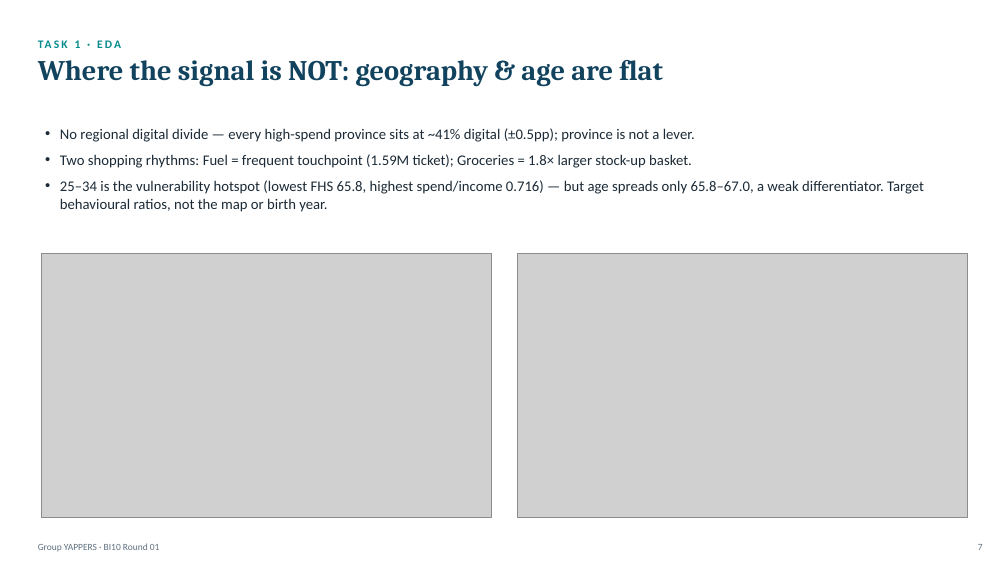
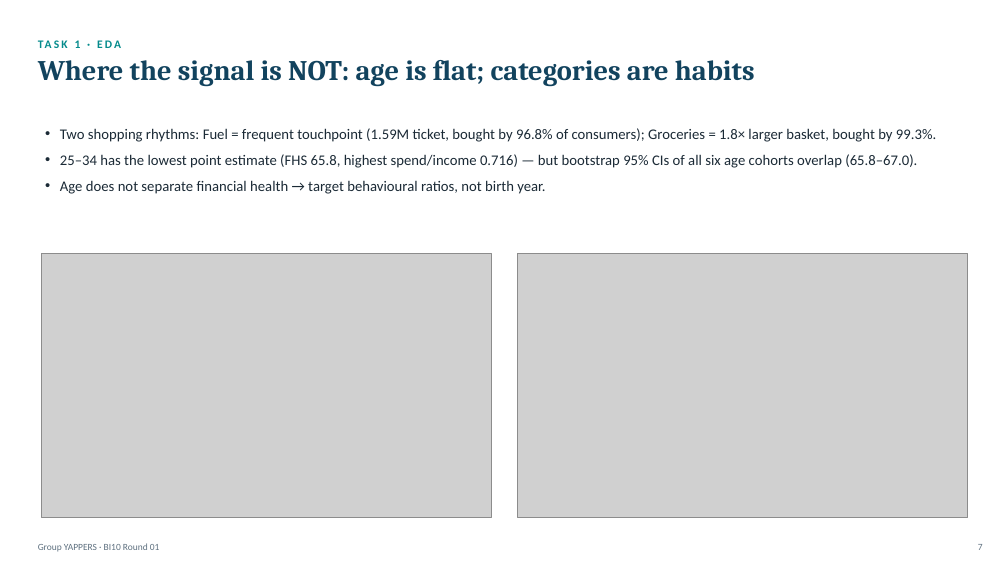
Before and after one commit to thanh-tai-435/BI10GroupYAPPERS, a slide deck: slide 7 of draft/YAPPERS_BI10_R01.pptx. Drawn at 1008x567 pixels with LibreOffice and Linux fonts; fonts in the diff are those of the drawing; grey boxes stand for pictures. Boxes give left, top, right and bottom in pixels: in the first picture for what was removed or moved away, otherwise in the second. Text is boxed around its words. In the diff, an @@ line names an element or a change of style, - is before the commit and + after.

```diff
--- a/draft/YAPPERS_BI10_R01.pptx
+++ b/draft/YAPPERS_BI10_R01.pptx
@@ text at [38, 60, 755, 87]: text changed @@
-Where the signal is NOT: geography & age are flat
+Where the signal is NOT: age is flat; categories are habits
@@ text at [60, 128, 936, 194]: text changed @@
-• No regional digital divide — every high-spend province sits at ~41% digital (±0.5pp); province is not a lever.
-• Two shopping rhythms: Fuel = frequent touchpoint (1.59M ticket); Groceries = 1.8× larger stock-up basket.
-• 25–34 is the vulnerability hotspot (lowest FHS 65.8, highest spend/income 0.716) — but age spreads only 65.8–67.0, a weak differentiator. Target behavioural ratios, not the map or birth year.
+• Two shopping rhythms: Fuel = frequent touchpoint (1.59M ticket, bought by 96.8% of consumers); Groceries = 1.8× larger basket, bought by 99.3%.
+• 25–34 has the lowest point estimate (FHS 65.8, highest spend/income 0.716) — but bootstrap 95% CIs of all six age cohorts overlap (65.8–67.0).
+• Age does not separate financial health → target behavioural ratios, not birth year.
```
Also in this commit, not shown: 12 other slides changed, 6 slides added, 2 slides removed, 25 other files.
